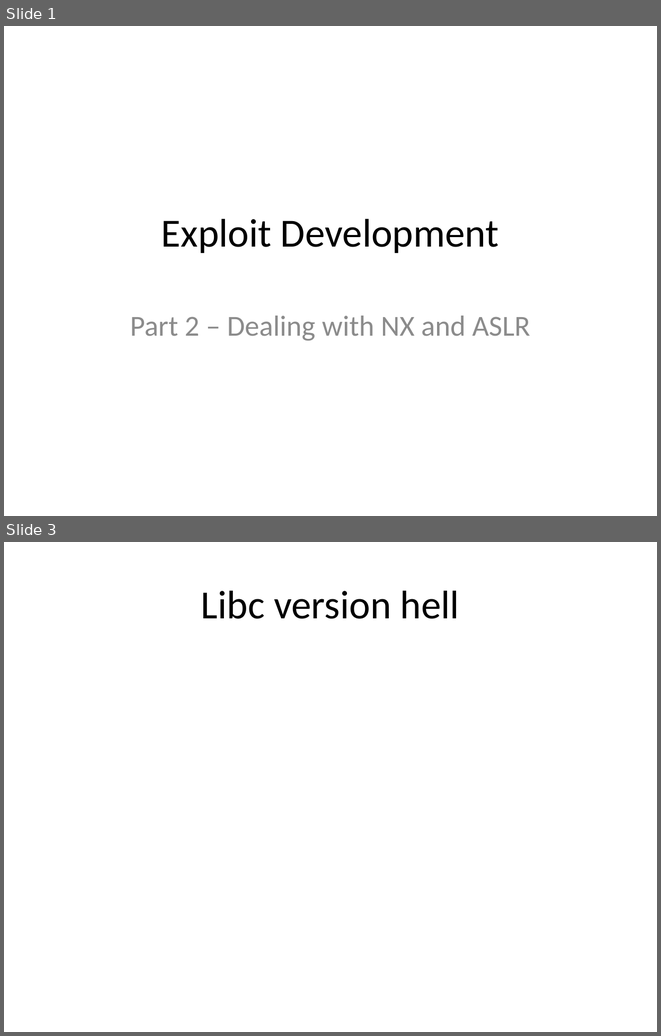
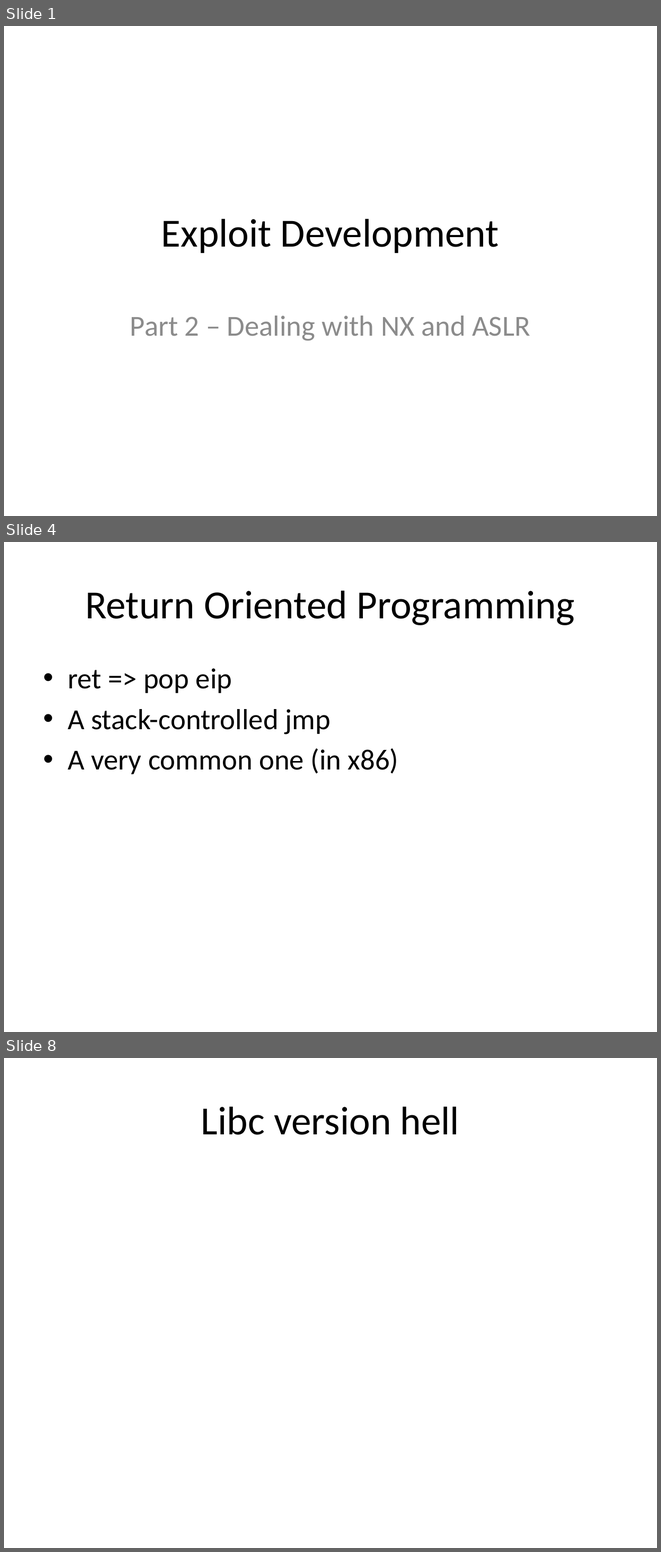
Before and after one commit to m0t/liatioan, a slide deck: slides-2.pptx. Shown one above the other, each under a label of ours: slides 1 and 3 before the commit, slides 1, 4 and 8 after it; the slides between them are not shown. The pictures are 661x1036 and 661x1552 pixels, drawn with LibreOffice and Linux fonts; fonts in the diff are those of the drawing. Boxes give left, top, right and bottom in pixels: in the first picture for what was removed or moved away, otherwise in the second. Text is boxed around its words. In the diff, an @@ line names an element or a change of style, - is before the commit and + after.

```diff
--- a/slides-2.pptx
+++ b/slides-2.pptx
@@ slide 4 added at [4,542,657,1032], background #FFFFFF @@
@@ title added at [85,590,575,625], 44 pt, text #000000 @@
+Return Oriented Programming
@@ text added at [68,668,399,774], 32 pt, text #000000 @@
+• ret => pop eip
+• A stack-controlled jmp
+• A very common one (in x86)
@@ what was slide 3 is now slide 8 @@
```
Also in this commit, not shown: 5 other slides added, 1 slide removed, 1 other file.
